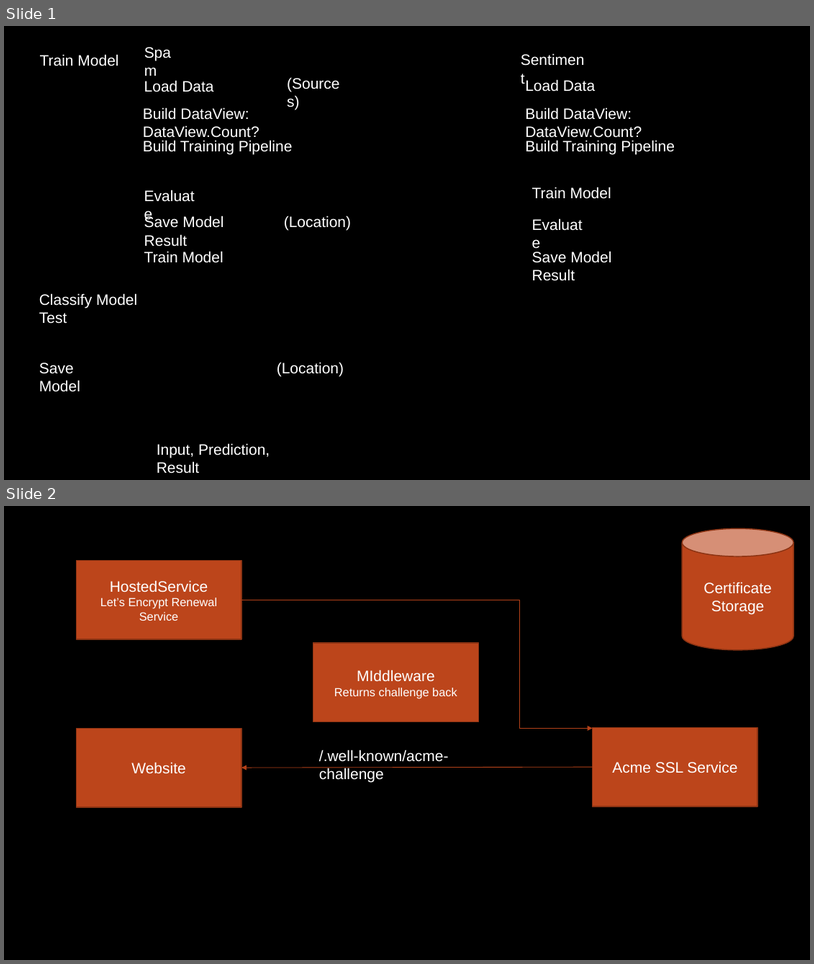
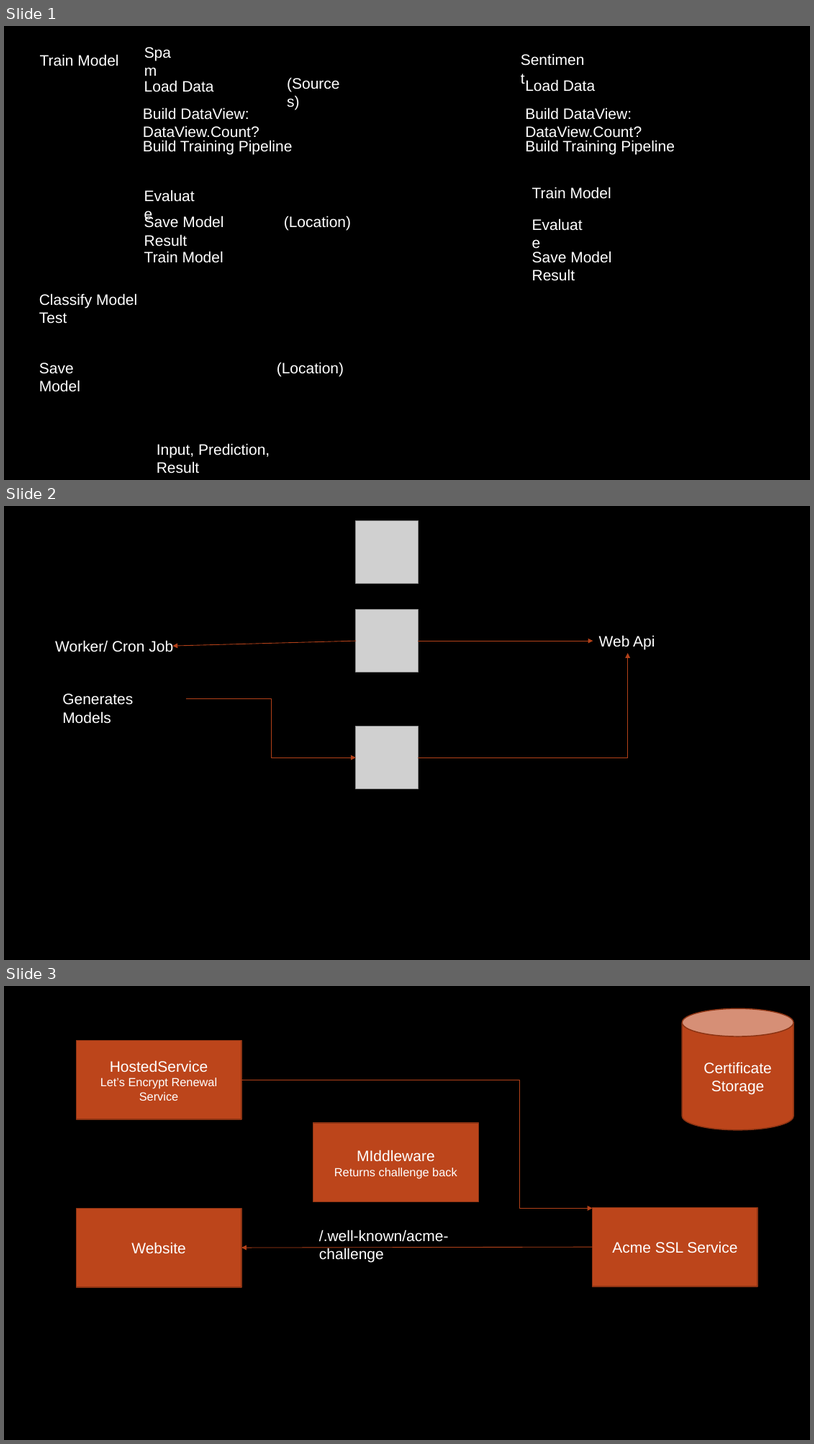
Before and after one commit to kdcllc/Bet.Extensions, a slide deck: Diagrams.pptx. Shown one above the other, each under a label of ours: slides 1 and 2 before the commit, slides 1, 2 and 3 after it. The pictures are 814x964 and 814x1444 pixels, drawn with LibreOffice and Linux fonts; fonts in the diff are those of the drawing; grey boxes stand for pictures; background and template pictures are left out. Boxes give left, top, right and bottom in pixels: in the first picture for what was removed or moved away, otherwise in the second. Text is boxed around its words. In the diff, an @@ line names an element or a change of style, - is before the commit and + after.

```diff
--- a/Diagrams.pptx
+++ b/Diagrams.pptx
@@ slide 2 added at box(4, 506, 810, 960), background picture (left out) @@
@@ picture added at box(356, 520, 419, 583) @@
@@ picture added at box(356, 610, 419, 672) @@
@@ text added at box(599, 635, 655, 649), 18 pt, text #FFFFFF @@
+Web Api
@@ text added at box(55, 640, 173, 652), 18 pt, text #FFFFFF @@
+Worker/ Cron Job
@@ arrow added from (356, 641) to (172, 646), #B4421A 0.75 pt @@
@@ arrow added from (419, 641) to (593, 641), #B4421A 0.75 pt @@
@@ elbow arrow added from (419, 758) to (628, 653), #B4421A 0.75 pt @@
@@ text added at box(62, 693, 133, 723), 18 pt, text #FFFFFF @@
+Generates Models
@@ elbow arrow added from (187, 699) to (356, 758), #B4421A 0.75 pt @@
@@ picture added at box(356, 726, 419, 788) @@
@@ what was slide 2 is now slide 3 @@
```
Also in this commit, not shown: 15 other files.
